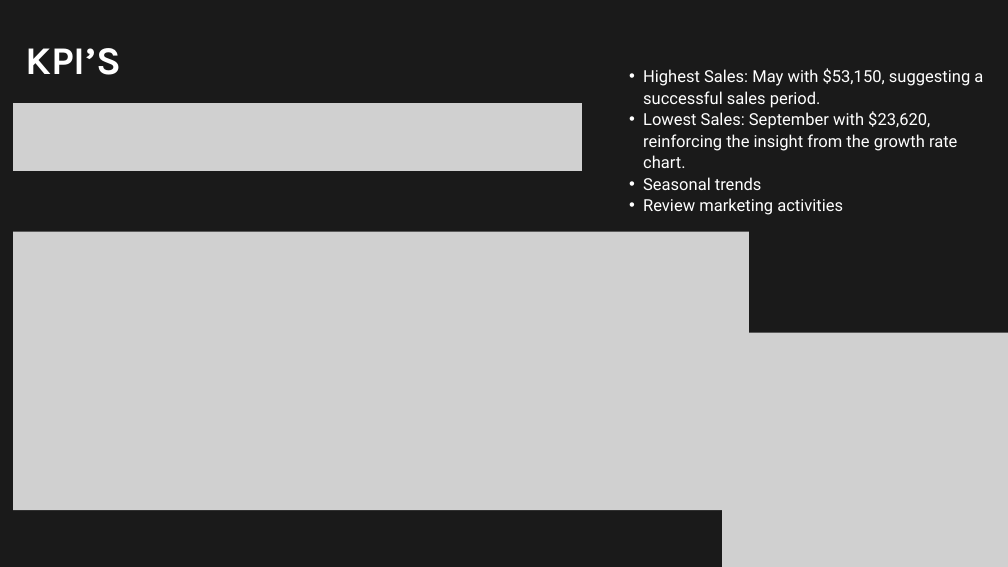
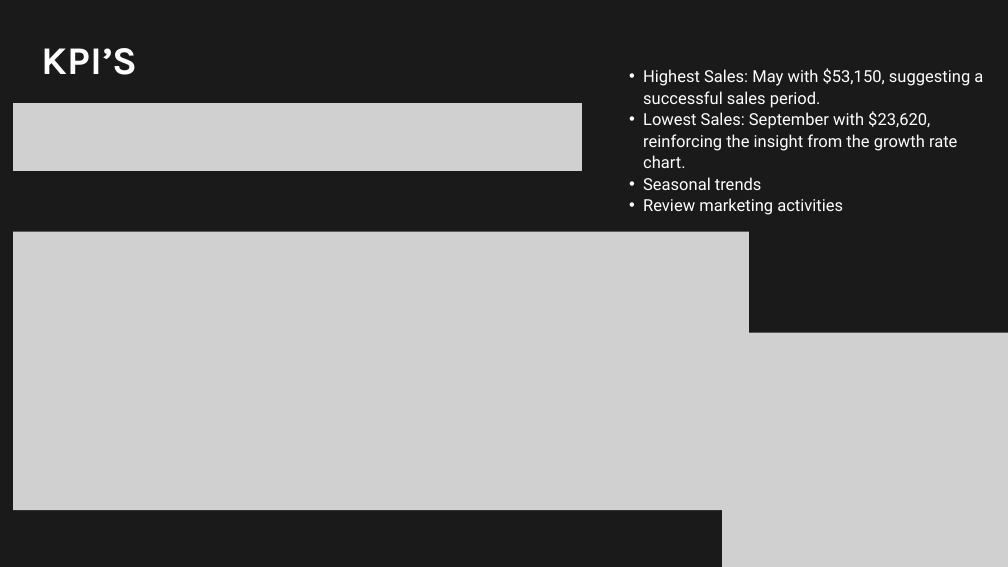
Before and after one commit to sunnadis/DA25_final_project, a slide deck: slide 6 of S16.pptx. Drawn at 1008x567 pixels with LibreOffice and Linux fonts; fonts in the diff are those of the drawing; grey boxes stand for pictures. Boxes give left, top, right and bottom in pixels: in the first picture for what was removed or moved away, otherwise in the second. Text is boxed around its words. In the diff, an @@ line names an element or a change of style, - is before the commit and + after.

Commit message:
Update text wrapping in slidedeck

```diff
--- a/S16.pptx
+++ b/S16.pptx
@@ text "KPI’S": place and size @@
-text "KPI’S" at bbox=[26, 48, 122, 75]
+text "KPI’S" at bbox=[42, 48, 138, 75]
```
